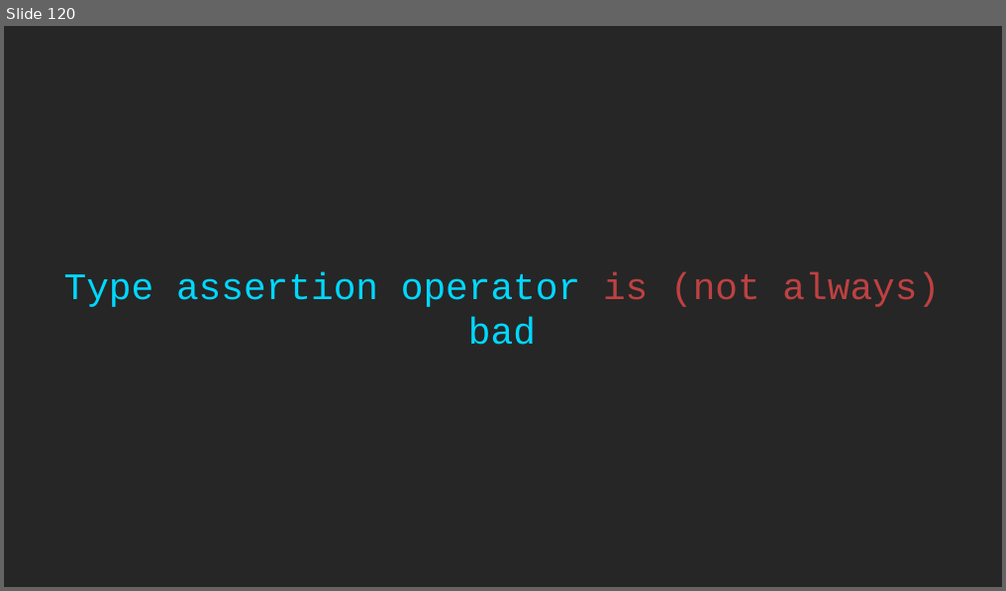
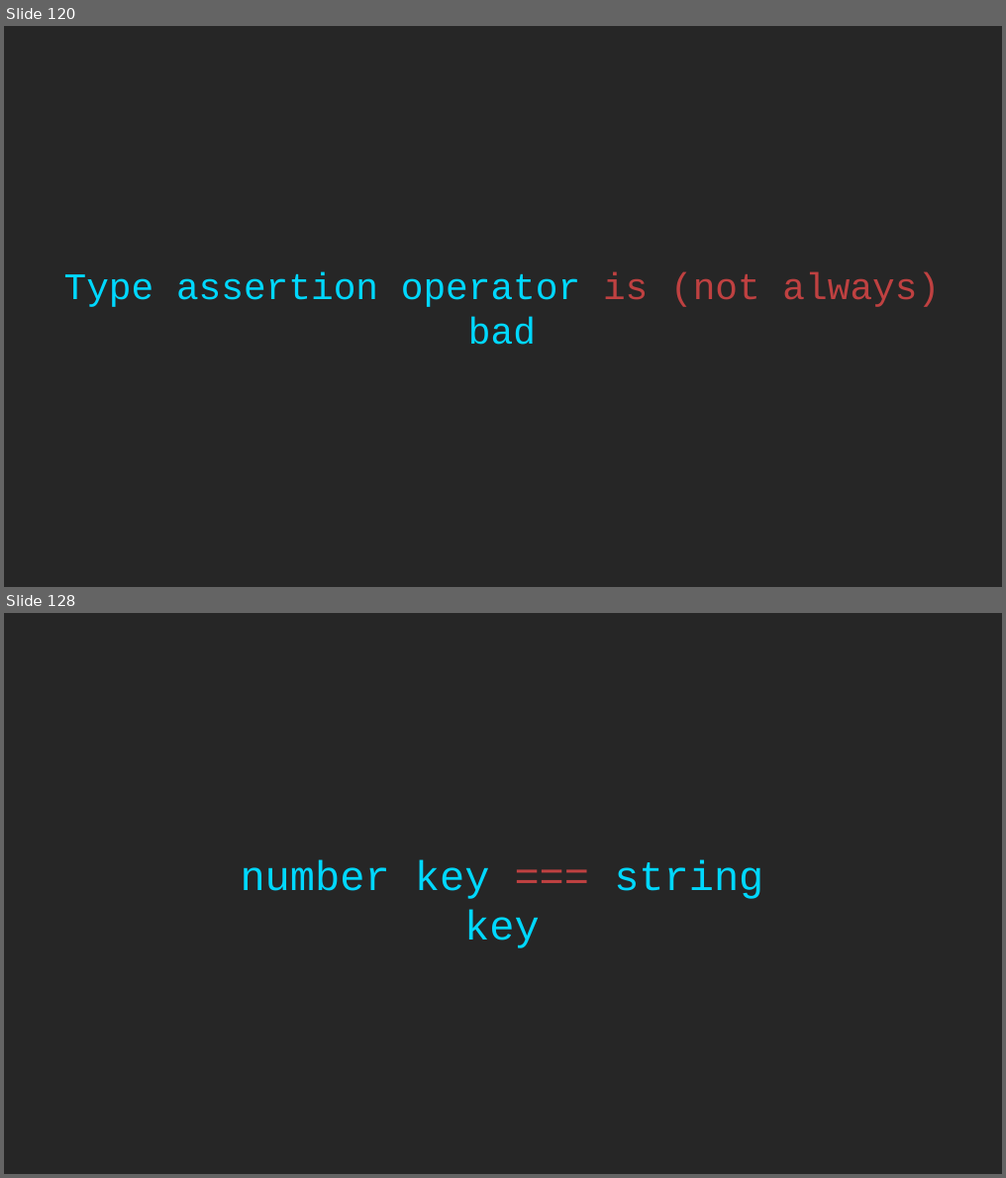
Before and after one commit to rkhaimov/ts-course, a slide deck: Course.pptx. Shown one above the other, each under a label of ours: slide 120 before the commit, slides 120 and 128 after it; the slides between them are not shown. The pictures are 1006x591 and 1006x1178 pixels, drawn with LibreOffice and Linux fonts; fonts in the diff are those of the drawing. Boxes give left, top, right and bottom in pixels: in the first picture for what was removed or moved away, otherwise in the second. Text is boxed around its words. In the diff, an @@ line names an element or a change of style, - is before the commit and + after.

```diff
--- a/Course.pptx
+++ b/Course.pptx
@@ slide 128 added at <box>4,613,1002,1174</box>, background #262626 @@
@@ text added at <box>241,860,763,949</box>, 40 pt, text #00D8FF @@
+number key === string key
```
Also in this commit, not shown: 7 other slides added.
